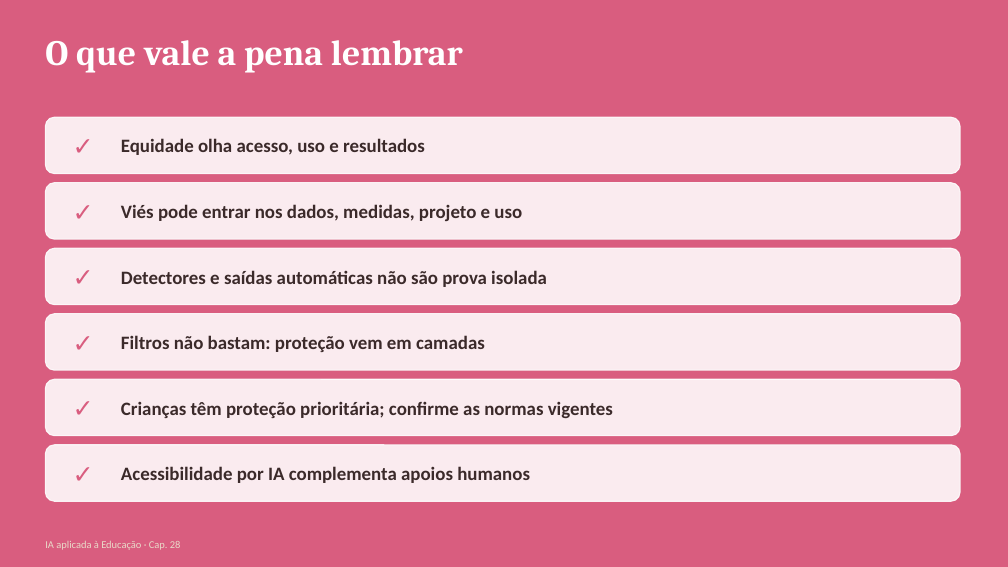
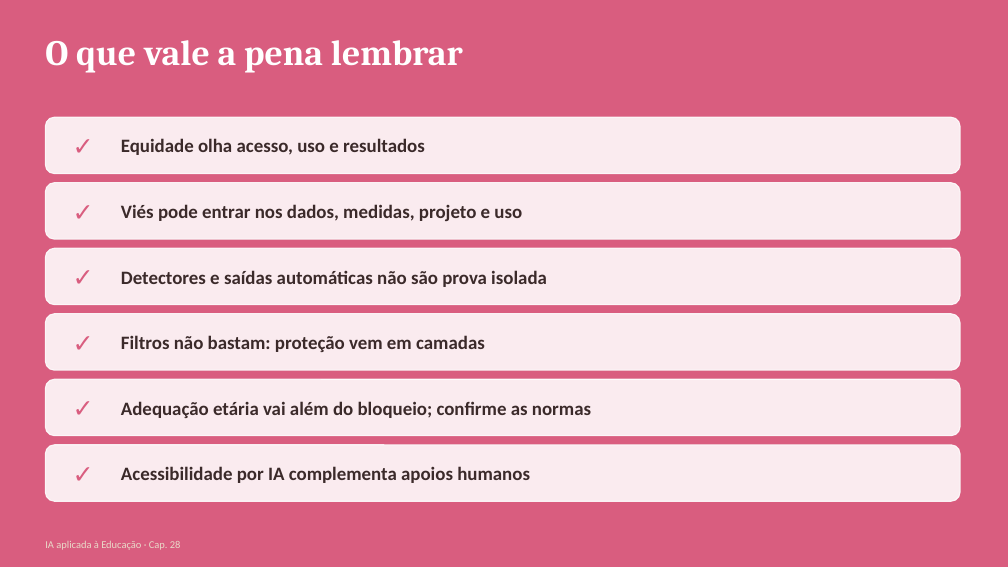
Before and after one commit to arakenmedeiros/claude, a slide deck: slide 23 of livro_ia_educacao/saida/pptx/Cap28_slides.pptx (slide 22 before the commit). Drawn at 1008x567 pixels with LibreOffice and Linux fonts; fonts in the diff are those of the drawing. Boxes give left, top, right and bottom in pixels: in the first picture for what was removed or moved away, otherwise in the second. Text is boxed around its words. In the diff, an @@ line names an element or a change of style, - is before the commit and + after.

```diff
--- a/livro_ia_educacao/saida/pptx/Cap28_slides.pptx
+++ b/livro_ia_educacao/saida/pptx/Cap28_slides.pptx
@@ text at (121, 401, 591, 418): text changed @@
-Crianças têm proteção prioritária; confirme as normas vigentes
+Adequação etária vai além do bloqueio; confirme as normas
```
Also in this commit, not shown: 4 other slides changed, 1 slide added, 32 other files.
